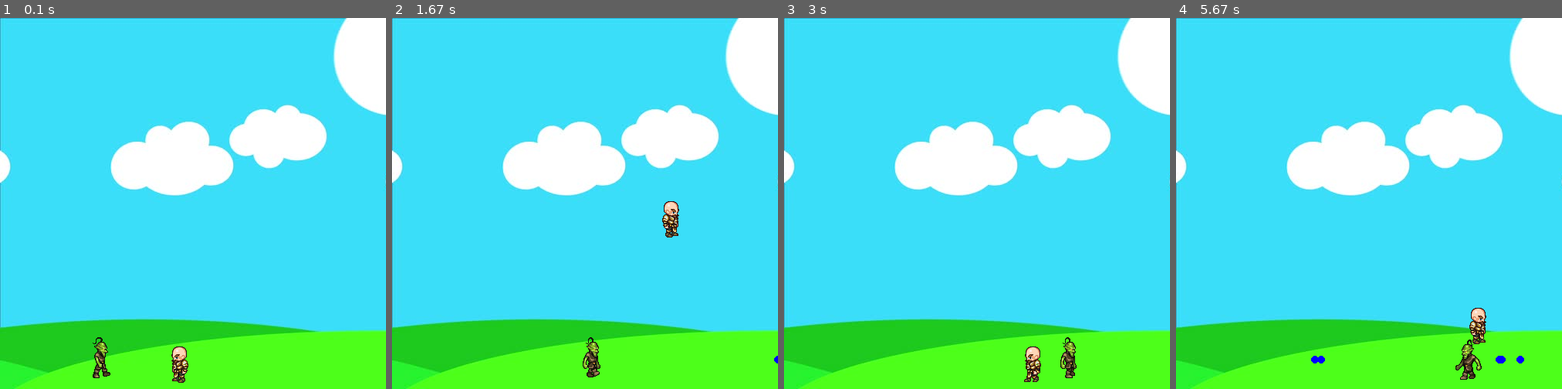
Above: before the commit, frames 1-4 (left to right).
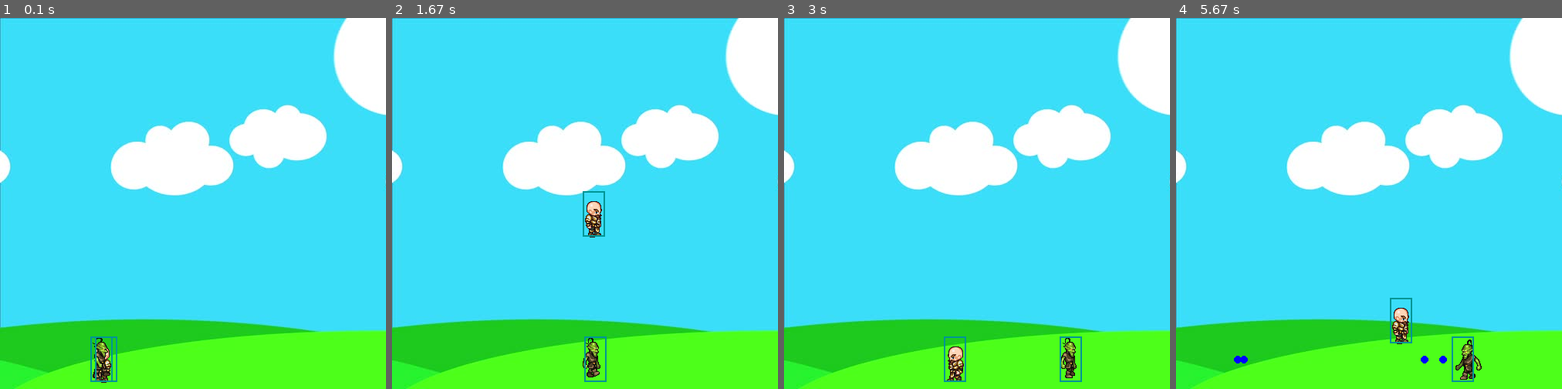
Above: after the commit, the same moments.

Repository: Nastia310104/pygame_tutorial
Game: pygame game, started from main.py
The game is run twice, just before and just after one commit, with the same random seed, the same clock (stepped at 60 frames per second) and the same inputs.
Inputs:
- Up to frame 1 (0.1 s): no input
- Up to frame 2 (1.67 s): hold Space 0.33-0.8 s; hold Right 0.33-0.8 s; hold Right 0.83-1.3 s; hold Up 1.33-1.63 s
- Up to frame 3 (3 s): hold Right 1.67-2.13 s; hold Left 2.17-2.7 s; hold Left from 2.73 s (still down)
- Up to frame 4 (5.67 s): release Left at 3.13 s; tap Space at 3.17, 3.57, 3.97, 4.27, 4.63, 4.93, 5.13, 5.43, 5.63 s; hold Up 3.5-3.87 s; hold Right 3.9-4.53 s; hold Left 4.57-5.03 s; hold Right 5.07-5.53 s; hold Up from 5.57 s (still down)

The runs differ from the first frame. In frame 1, 0.7% of the frame differs, in the area x 23-49%, y 85-99%; in frame 2, 1.0%; in frame 3, 0.9%; in frame 4, 1.2%, in the area x 15-91%, y 75-99%.

Commit message:
Clean this

Diff:
--- a/Classes/Character.py
+++ b/Classes/Character.py
@@ -1,3 +1,5 @@
+import pygame
+
 class character(object):
     def __init__(self, x, y ,width, height, vel, imageCount):
         self.x = x
@@ -10,6 +12,7 @@
         self.right = False
         self.standing = True
         self.imageCount = imageCount
+        self.hitbox = (self.x + 17, self.y + 2, 29, 59)
 
 
     def draw(self, window):
@@ -29,5 +32,8 @@
             else:
                 window.blit(self.walkLeft[0], (self.x, self.y))
 
+        self.hitbox = (self.x + 17, self.y + 2, 29, 59)
+        pygame.draw.rect(window, (0, 150, 150), self.hitbox, 2)
+
     def move(self):
         pass
--- a/Classes/Enemy.py
+++ b/Classes/Enemy.py
@@ -38,3 +38,6 @@
                 self.vel = self.vel * -1
                 self.x += self.vel
                 self.walkCount = 0
+
+    def die(self):
+        print("You shoot me, bitch")
--- a/Controllers/PlayerController.py
+++ b/Controllers/PlayerController.py
@@ -3,10 +3,9 @@
 from Classes import Projectile
 from Controllers import ProjectileController
 
-def start(player, keys, bullets):
+def start(player, keys):
     move(player, keys)
     jump(player, keys)
-    shoot(player, keys, bullets)
 
 def move(player, keys):
     if keys[pygame.K_LEFT] and player.x > player.vel:
@@ -32,16 +31,11 @@
             player.isJump = False
             player.jumpCount = 10
 
+def shoot(player, bullets):
+    if player.left:
+        facind = -1
+    else:
+        facind = 1
 
-
-def shoot(player, keys, bullets):
-    ProjectileController.bulletShoot(bullets)
-
-    if keys[pygame.K_SPACE]:
-        if player.left:
-            facind = -1
-        else:
-            facind = 1
-
-        if len(bullets) < 5:
-            bullets.append(Projectile.Projectile(round(player.x + player.width // 2), round(player.y + player.height // 2), 5, (0, 0, 255), facind))
+    if len(bullets) < 5:
+        bullets.append(Projectile.Projectile(round(player.x + player.width // 2), round(player.y + player.height // 2), 5, (0, 0, 255), facind))
--- a/Controllers/ProjectileController.py
+++ b/Controllers/ProjectileController.py
@@ -1,6 +1,16 @@
-def bulletShoot(bullets):
+def bulletShoot(bullets, goblin):
     for bullet in bullets:
+        checkEnemyPossition(bullets, bullet, goblin)
         if bullet.x < 500 and bullet.x > 0:
             bullet.x += bullet.vel
         else:
-            bullets.pop(bullets.index(bullet))
+            removeBullet(bullet, bullets)
+
+def checkEnemyPossition(bullets, bullet, goblin):
+    if bullet.y - bullet.radius < goblin.hitbox[1] + goblin.hitbox[3] and bullet.y + bullet.radius > goblin.hitbox[1]:
+        if bullet.x + bullet.radius > goblin.hitbox[0] and bullet.x - bullet.radius < goblin.hitbox[0] + goblin.hitbox[2]:
+            goblin.die()
+            removeBullet(bullet, bullets)
+
+def removeBullet(bullet, bullets):
+    bullets.pop(bullets.index(bullet))
--- a/main.py
+++ b/main.py
@@ -5,7 +5,7 @@
 sys.path += ["Classes", "Controllers"]
 
 from Classes import Player, Enemy, Projectile
-from Controllers import PlayerController, EnemyController
+from Controllers import PlayerController, EnemyController, ProjectileController
 
 window = pygame.display.set_mode((500, 480))
 pygame.display.set_caption("Tutorial game")
@@ -13,8 +13,9 @@
 bg = pygame.image.load('Images/background.jpg')
 clock = pygame.time.Clock()
 
-player = Player.Player(200, 410, 64, 64, 5, 27)
+player = Player.Player(100, 410, 64, 64, 5, 27)
 goblin = Enemy.Enemy(100, 410, 64, 64, 3, 33, 450)
+shootLoop = 0
 bullets = []
 
 run = True
@@ -31,6 +32,10 @@
 
 while run:
     clock.tick(27)
+    if shootLoop > 0:
+        shootLoop += 1
+    if shootLoop > 3:
+        shootLoop = 0
 
     for event in pygame.event.get():
         if event.type == pygame.QUIT:
@@ -38,7 +43,14 @@
 
     keys = pygame.key.get_pressed()
 
-    PlayerController.start(player, keys, bullets)
+    PlayerController.start(player, keys)
+    ProjectileController.bulletShoot(bullets, goblin)
+
+
+    if keys[pygame.K_SPACE] and shootLoop == 0:
+        PlayerController.shoot(player, bullets)
+
+        shootLoop = 1
 
     redrawGameWindow()
 
